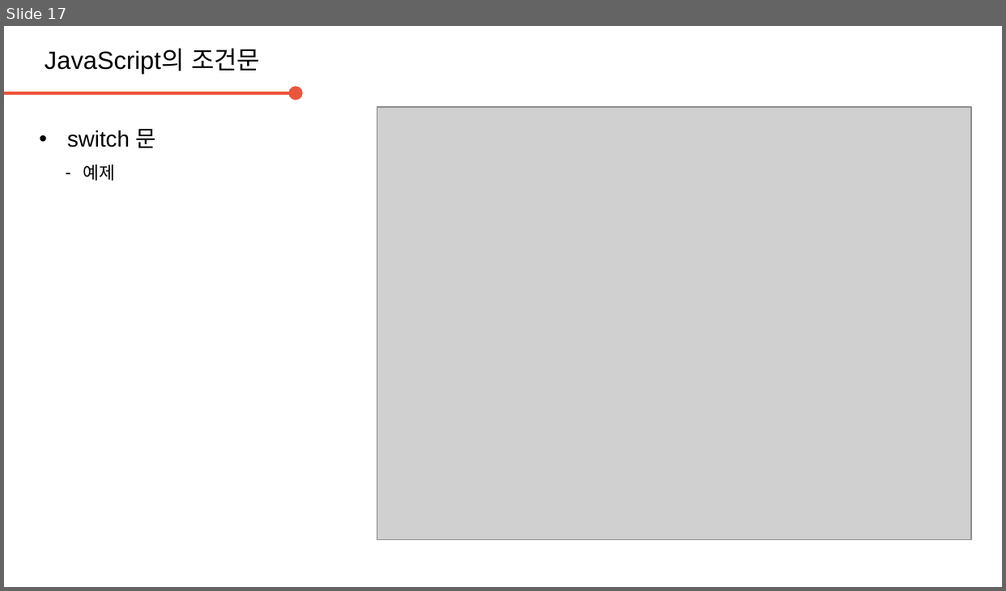
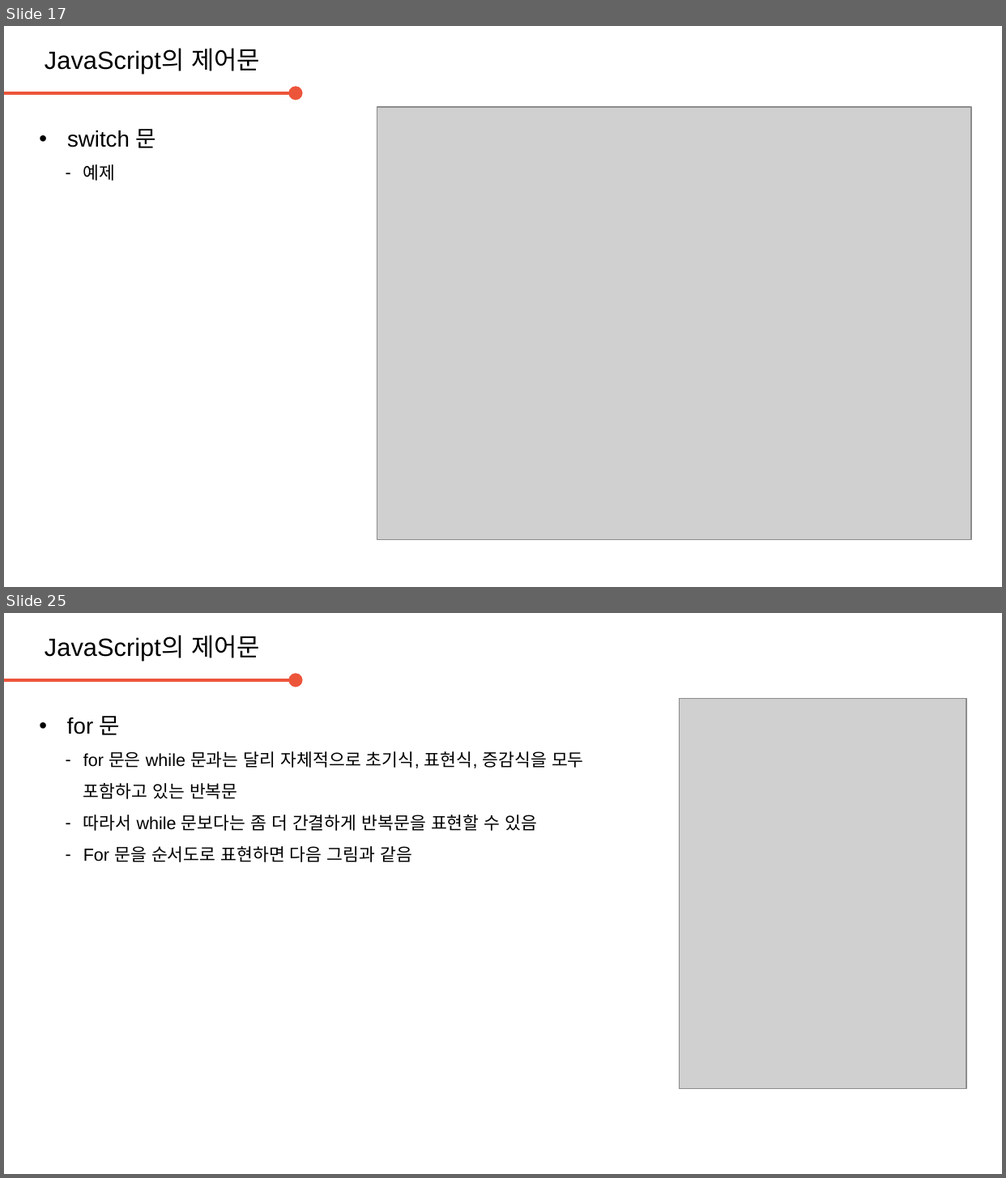
Before and after one commit to daegukdo/GCWM, a slide deck: 33/200820_JavaScript_control_flow.pptx. Shown one above the other, each under a label of ours: slide 17 before the commit, slides 17 and 25 after it; the slides between them are not shown. The pictures are 1006x591 and 1006x1178 pixels, drawn with LibreOffice and Linux fonts; fonts in the diff are those of the drawing; grey boxes stand for pictures; background and template pictures are left out. Boxes give left, top, right and bottom in pixels: in the first picture for what was removed or moved away, otherwise in the second. Text is boxed around its words. In the diff, an @@ line names an element or a change of style, - is before the commit and + after.

Commit message:
get coding with me  - edit JavaScript resource (control flow)

```diff
--- a/33/200820_JavaScript_control_flow.pptx
+++ b/33/200820_JavaScript_control_flow.pptx
@@ slide 25 added at bbox=[4, 613, 1002, 1174], background #FFFFFF @@
@@ text added at bbox=[44, 635, 260, 660], 20 pt, text #000000 @@
+JavaScript의 제어문
@@ arrow added from (4, 680) to (296, 680), #ED553B 2.25 pt @@
@@ picture added at bbox=[680, 698, 967, 1089] @@
@@ text added at bbox=[67, 716, 584, 862], 14 pt, text #000000 @@
+• for 문
+  – for 문은 while 문과는 달리 자체적으로 초기식, 표현식, 증감식을 모두 포함하고 있는 반복문
+  – 따라서 while 문보다는 좀 더 간결하게 반복문을 표현할 수 있음
+  – For 문을 순서도로 표현하면 다음 그림과 같음
@@ slide 17 changed as well @@
@@ text at bbox=[44, 48, 260, 73]: text changed @@
-JavaScript의 조건문
+JavaScript의 제어문
```
Also in this commit, not shown: 16 other slides changed, 15 other slides added, 1 other file.
